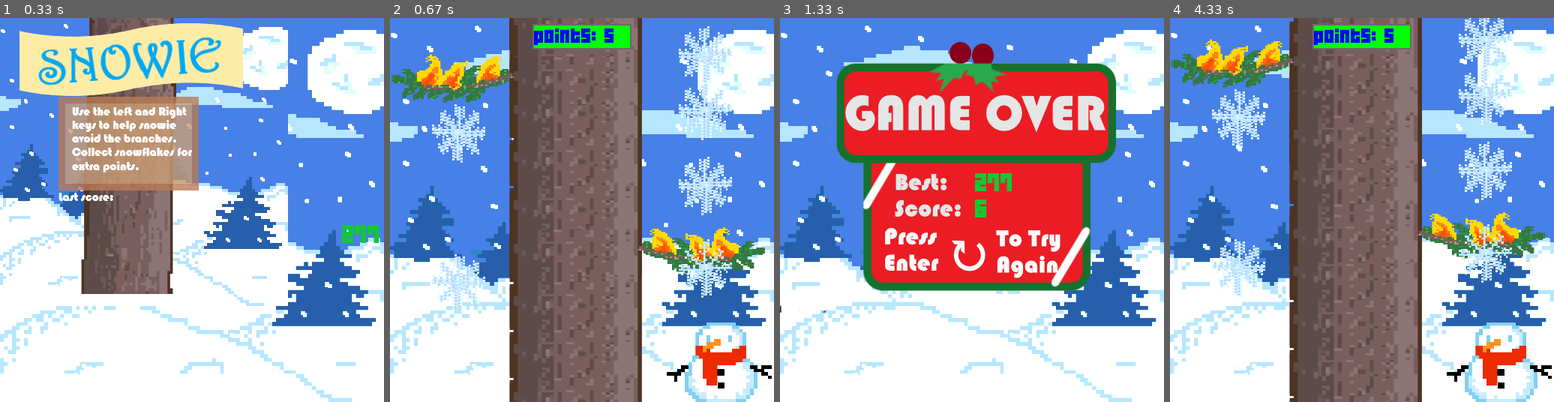
Above: before the commit, frames 1-4 (left to right).
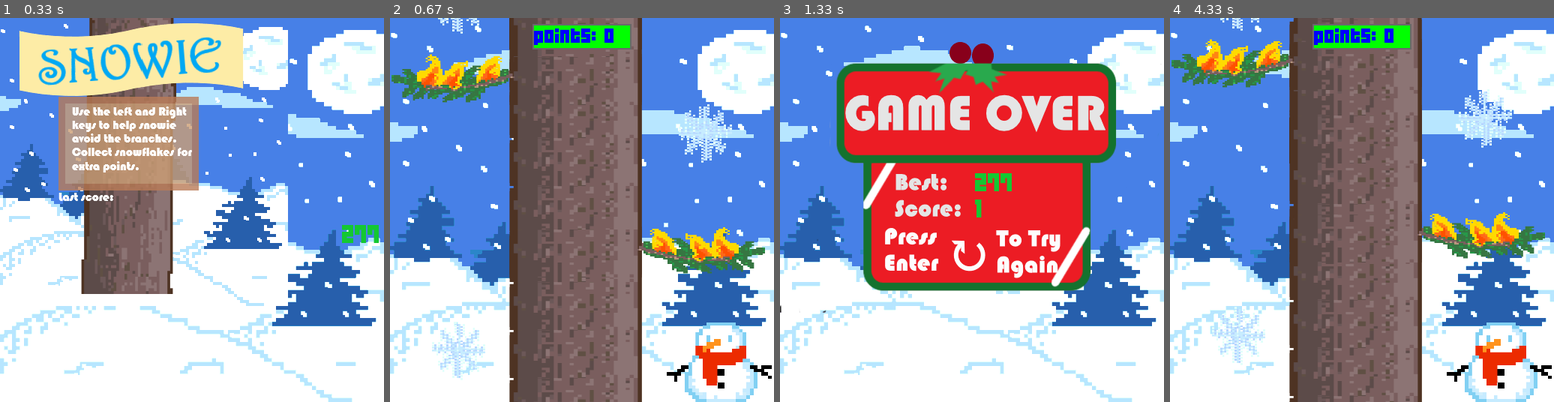
Above: after the commit, the same moments.

Repository: HeyItsBethany3/Game-Project
Game: pygame game, started from game.py
Same seed, same stepped clock (60 frames per second), same inputs: the game is played once before the commit and once after it.
Inputs:
- Up to frame 1 (0.33 s): no input
- Up to frame 2 (0.67 s): tap Enter at 0.33 s
- Up to frame 3 (1.33 s): no input
- Up to frame 4 (4.33 s): tap Enter at 1.67, 4.17 s; hold Left 2-2.53 s; hold Right 3-3.63 s

Frame 1 is identical in both runs. In frame 2, 6.2% of the frame differs, in the area x 10-90%, y 0-95%; in frame 3, less than 0.1%; in frame 4, 6.2%.

Commit message:
Snowflakes random

Diff:
--- a/game.py
+++ b/game.py
@@ -44,7 +44,7 @@
 snowmanY = 2*sHeight//3 + 36  # Distance from screen top to top of snowman
 radFlake = 10 # Snowflake radius
 
-flakeHeight = 150
+#flakeHeight = 150
 
 
 class Branches:
@@ -126,6 +126,7 @@
 
     flakeImage = ('sprite/scenario/flakeL.png', 'sprite/scenario/flakeR.png')
 
+    endOfScreen = False
 
     changeY = 4
 
@@ -159,18 +160,18 @@
 
         newY = self.y + self.changeY
         # lower bound for branch y value
-        lowerBound = newY + branchHeight#flakeHeight
+        lowerBound = newY + branchHeight # not sure why this works but it does
 
         if lowerBound > snowmanY  and snowmanPos == self.pos:
             # New flake be in snowmans space
             scorer.snowflake_calc() # gain points and health by catching snowflakes
-            self.y = -50
-            self.paint()
+            self.endOfScreen = True
+
 
         elif (lowerBound > sHeight):
             # snowflake starts at top of screen again
-            self.y = 0
-            self.paint()
+
+            self.endOfScreen = True
         else:
             # Snowflake moves down
             self.y += self.changeY
@@ -189,12 +190,9 @@
     for item in branches:
         item.paint()
 
-    flake1.paint()
-    flake2.paint()
-    flake3.paint()
-    flake4.paint()
-    flake5.paint()
-    flake6.paint()
+    for item in flakes:
+        item.paint()
+
 
     scorer.draw()
 
@@ -215,12 +213,11 @@
 
 
     # Move snowflakes
-    flake1.move(snowman.pos)
-    flake2.move(snowman.pos)
-    flake3.move(snowman.pos)
-    flake4.move(snowman.pos)
-    flake5.move(snowman.pos)
-    flake6.move(snowman.pos)
+    for index, item in enumerate(flakes):
+        item.move(snowman.pos)
+        if item.endOfScreen:
+            del flakes[index]
+
 
     scorer.draw()
     pygame.display.flip()
@@ -229,40 +226,58 @@
 
 def add_branches():
 
-    side = []
-    yValue = []
-    numToAdd = 3
-    for i in range(numToAdd):
-        side.append(randint(0,1))
-
-        if i == 1:
-            yValue.append(randint(-512,0))
-        else:
-            while True:
-                newY = randint(-512, 0)
-                okayPosition = True
-                # At the moment this code is not doing anything
-                for x in range(i-1):
-                    if abs(newY-yValue[x]) < 200:
-                        okayPosition = False
-                        #print(abs(newY-yValue[x]))
-                """
-                for item in branches:
-                    if abs(newY-item.y) < 200:
-                        okayPosition = False
-                """
-
-                if okayPosition:
-                    yValue.append(newY)
-                    break
-
-
-    if len(branches) < 2:
-        for i in range(numToAdd):
-            if side[i] == 0: # left branch
-                branches.append(Branches(yValue[i], "left"))
-            else:
-                branches.append(Branches(yValue[i], "right"))
+    side = randint(0,1)
+    gap = 200 # freezes if this is too high
+    count = 1
+    while True:
+        newY = randint(-512, 0)
+        okayPosition = True
+        for item in branches:
+            if abs(newY-item.y) < gap:
+                okayPosition = False
+        if okayPosition:
+            yValue = newY
+            break
+        count +=1
+        if count == 20:
+            yValue = False
+            break
+
+    if len(branches) < 4 and yValue != False:
+        if side == 0: # left branch
+                branches.append(Branches(yValue, "left"))
+        else:
+                branches.append(Branches(yValue, "right"))
+
+
+
+def add_flakes():
+
+    side = randint(0,1)
+    gap = 100
+    count = 1
+    while True:
+        newY = randint(-512, 0)
+        okayPosition = True
+        for item in branches:
+            if abs(newY-item.y) < gap:
+                okayPosition = False
+        for item in flakes:
+            if abs(newY-item.y) < gap:
+                okayPosition = False
+        if okayPosition:
+            yValue = newY
+            break
+        count += 1
+        if count == 20:
+            yValue = False
+            break
+
+    if len(flakes) < 4 and yValue != False:
+        if side == 0: # left branch
+                flakes.append(Snowflake(yValue, "left"))
+        else:
+                flakes.append(Snowflake(yValue, "right"))
 
 
 # Main code
@@ -283,12 +298,9 @@
 
 
 # Create snowflakes
-flake1 = Snowflake(50, "left")
-flake2 = Snowflake(250, "left")
-flake3 = Snowflake(400, "right")
-flake4 = Snowflake(230, "right")
-flake5 = Snowflake(120, "right")
-flake6 = Snowflake(20, "right")
+flakes = []
+flakes.append(Snowflake(50, "right"))
+flakes.append(Snowflake(340, "left"))
 
 
 # Make default tree
@@ -327,8 +339,9 @@
         elif pygame.key.get_pressed()[pygame.K_RIGHT]:
                 snowman.pos = "right"
 
-        # Add branches if necessary
+        # Add branches and snowflakes if necessary
         add_branches()
+        add_flakes()
 
         # Update background
         paintEverything()
@@ -405,12 +418,9 @@
             branches.append(Branches(250, "right"))
 
             # Create snowflakes
-            flake1 = Snowflake(50, "left")
-            flake2 = Snowflake(250, "left")
-            flake3 = Snowflake(400, "right")
-            flake4 = Snowflake(230, "right")
-            flake5 = Snowflake(120, "right")
-            flake6 = Snowflake(20, "right")
+            flakes = []
+            flakes.append(Snowflake(50, "right"))
+            flakes.append(Snowflake(340, "left"))
 
             paintEverything()
 
